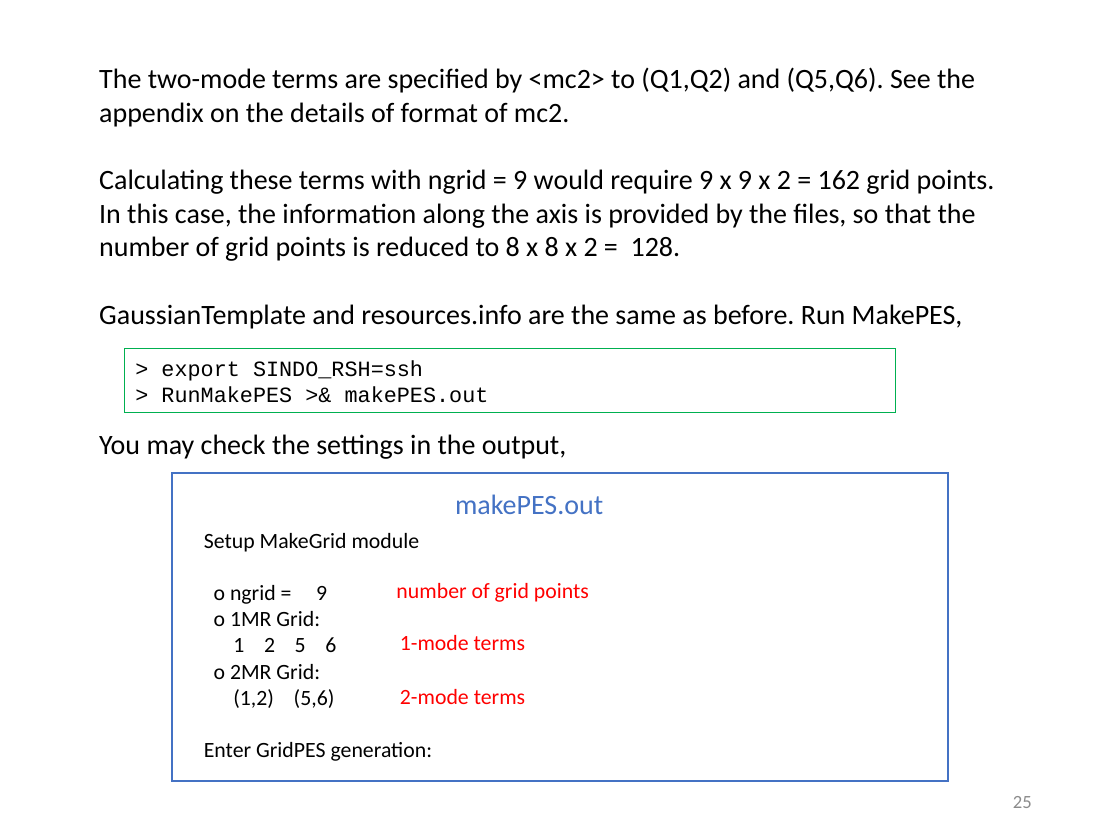
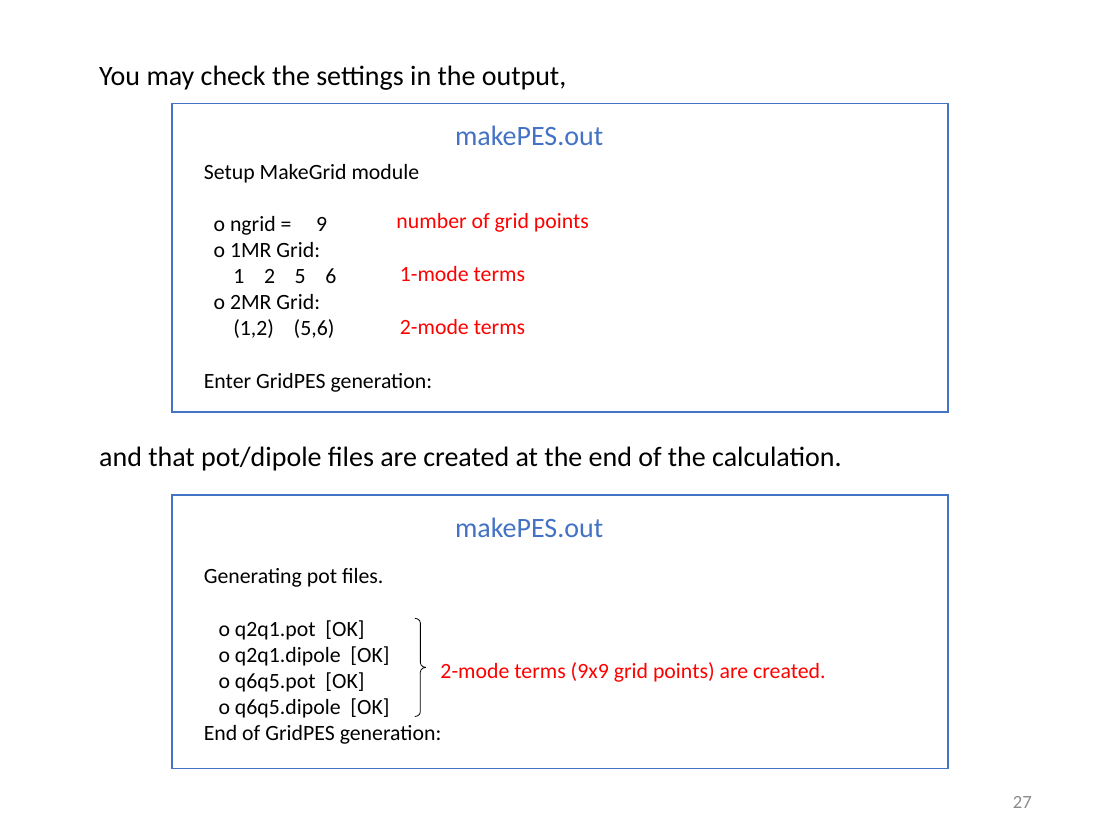
Before and after one commit to yagikiyoshi/sindo, a slide deck: slide 28 of doc/MakePES/usage_MakePES.pptx (slide 26 before the commit). Drawn at 1120x840 pixels with LibreOffice and Linux fonts; fonts in the diff are those of the drawing. Boxes give left, top, right and bottom in pixels: in the first picture for what was removed or moved away, otherwise in the second. Text is boxed around its words. In the diff, an @@ line names an element or a change of style, - is before the commit and + after.

```diff
--- a/doc/MakePES/usage_MakePES.pptx
+++ b/doc/MakePES/usage_MakePES.pptx
@@ text removed at <box>99,67,995,329</box> @@
-The two-mode terms are specified by <mc2> to (Q1,Q2) and (Q5,Q6). See the appendix on the details of format of mc2.
-Calculating these terms with ngrid = 9 would require 9 x 9 x 2 = 162 grid points. In this case, the information along the axis is provided by the files, so that the number of grid points is reduced to 8 x 8 x 2 = 128.
-GaussianTemplate and resources.info are the same as before. Run MakePES,
@@ 6 texts, 1 rectangle: place and size @@
-6 texts, 1 rectangle at <box>99,434,948,781</box>
+6 texts, 1 rectangle at <box>99,65,948,411</box>
@@ rectangle removed at <box>124,349,896,413</box> @@
-> export SINDO_RSH=ssh
-> RunMakePES >& makePES.out
@@ text added at <box>99,446,842,471</box>, 18 pt, text #000000 @@
+and that pot/dipole files are created at the end of the calculation.
@@ rectangle added at <box>172,495,948,768</box>, outline #4472C4 1 pt @@
@@ text added at <box>455,517,603,537</box>, 18 pt, text #4472C4 @@
+makePES.out
@@ text added at <box>204,568,442,744</box>, 14 pt, text #000000 @@
+Generating pot files.
+o q2q1.pot [OK]
+o q2q1.dipole [OK]
+o q6q5.pot [OK]
+o q6q5.dipole [OK]
+End of GridPES generation:
@@ right brace added at <box>414,618,426,717</box>, outline #000000 0.5 pt @@
@@ text added at <box>440,662,826,682</box>, 14 pt, text #FF0000 @@
+2-mode terms (9x9 grid points) are created.
@@ page number at <box>1013,796,1032,808</box>: text changed @@
-25
+27
```
Also in this commit, not shown: 33 other slides changed, 10 slides added, 5 slides removed, 1 other file.
